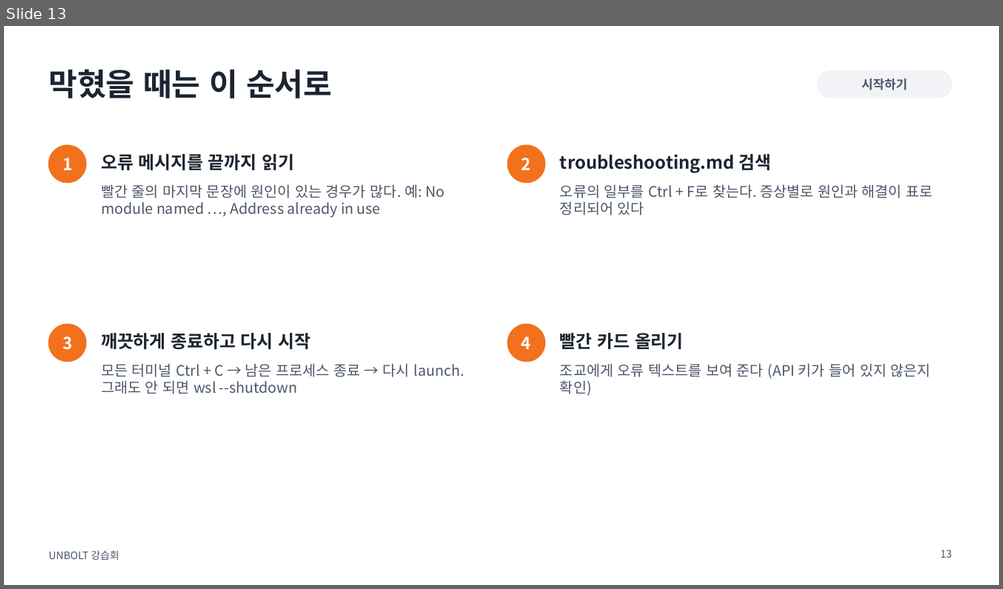
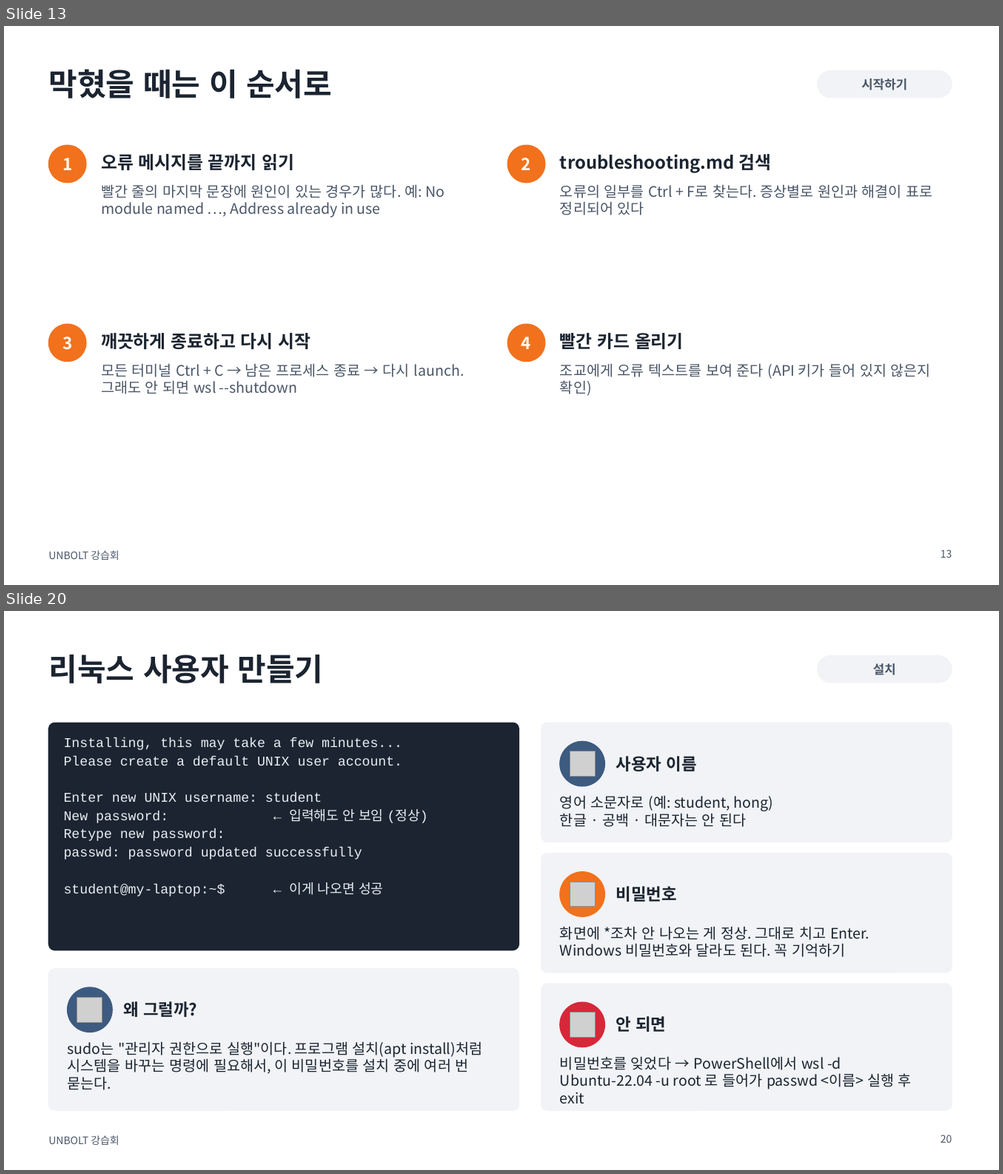
Before and after one commit to sejiny3/AIRLAB, a slide deck: workshop/slides/UNBOLT_workshop.pptx. Shown one above the other, each under a label of ours: slide 13 before the commit, slides 13 and 20 after it; the slides between them are not shown. The pictures are 1003x589 and 1003x1174 pixels, drawn with LibreOffice and Linux fonts; fonts in the diff are those of the drawing; grey boxes stand for pictures. Boxes give left, top, right and bottom in pixels: in the first picture for what was removed or moved away, otherwise in the second. Text is boxed around its words. In the diff, an @@ line names an element or a change of style, - is before the commit and + after.

```diff
--- a/workshop/slides/UNBOLT_workshop.pptx
+++ b/workshop/slides/UNBOLT_workshop.pptx
@@ slide 20 added at box(4, 611, 999, 1170), background #FFFFFF; not listed: 1 template element that a slide beside it also shows @@
@@ title added at box(48, 654, 324, 684), 30 pt, text #1B2430, bold @@
+리눅스 사용자 만들기
@@ rounded rectangle added at box(817, 655, 951, 683), fill #F1F3F6, outline #F1F3F6 1 pt @@
@@ text added at box(873, 664, 896, 675), 12 pt, text #4A5668, bold @@
+설치
@@ rounded rectangle added at box(48, 723, 519, 951), fill #1B2430, outline #1B2430 1 pt @@
@@ text added at box(64, 738, 428, 897), 13 pt, text #E8EEF4 @@
+Installing, this may take a few minutes...
+Please create a default UNIX user account.
+Enter new UNIX username: student
+New password: ← 입력해도 안 보임 (정상)
+Retype new password:
+passwd: password updated successfully
+student@my-laptop:~$ ← 이게 나오면 성공
@@ rounded rectangle added at box(541, 723, 951, 843), fill #F1F3F6, outline #F1F3F6 1 pt @@
@@ ellipse added at box(560, 741, 605, 786), fill #3D5A80, outline #3D5A80 1 pt @@
@@ picture added at box(569, 752, 595, 777) @@
@@ text added at box(616, 756, 696, 772), 16 pt, text #1B2430, bold @@
+사용자 이름
@@ text added at box(560, 795, 773, 827), 14 pt, text #1B2430 @@
+영어 소문자로 (예: student, hong)
+한글 · 공백 · 대문자는 안 된다
@@ rounded rectangle added at box(541, 854, 951, 973), fill #F1F3F6, outline #F1F3F6 1 pt @@
@@ ellipse added at box(560, 872, 605, 917), fill #F2711C, outline #F2711C 1 pt @@
@@ picture added at box(569, 882, 595, 907) @@
@@ text added at box(616, 886, 677, 902), 16 pt, text #1B2430, bold @@
+비밀번호
@@ text added at box(560, 926, 869, 957), 14 pt, text #1B2430 @@
+화면에 *조차 안 나오는 게 정상. 그대로 치고 Enter.
+Windows 비밀번호와 달라도 된다. 꼭 기억하기
@@ rounded rectangle added at box(48, 969, 519, 1111), fill #F1F3F6, outline #F1F3F6 1 pt @@
@@ ellipse added at box(68, 988, 112, 1033), fill #3D5A80, outline #3D5A80 1 pt @@
@@ rounded rectangle added at box(541, 984, 951, 1111), fill #F1F3F6, outline #F1F3F6 1 pt @@
@@ picture added at box(77, 997, 102, 1023) @@
@@ text added at box(123, 1002, 197, 1017), 16 pt, text #1B2430, bold @@
+왜 그럴까?
@@ ellipse added at box(560, 1002, 605, 1048), fill #D62839, outline #D62839 1 pt @@
@@ picture added at box(569, 1012, 595, 1038) @@
@@ text added at box(616, 1017, 666, 1032), 16 pt, text #1B2430, bold @@
+안 되면
@@ text added at box(68, 1042, 482, 1091), 14 pt, text #1B2430 @@
+sudo는 "관리자 권한으로 실행"이다. 프로그램 설치(apt install)처럼 시스템을 바꾸는 명령에 필요해서, 이 비밀번호를 설치 중에 여러 번 묻는다.
@@ text added at box(560, 1056, 911, 1105), 14 pt, text #1B2430 @@
+비밀번호를 잊었다 → PowerShell에서 wsl -d Ubuntu-22.04 -u root 로 들어가 passwd <이름> 실행 후 exit
@@ page number added at box(940, 1135, 952, 1143), 10 pt, text #4A5668 @@
+20
```
Also in this commit, not shown: 2 slides changed, 21 other slides added, 9 other files.
